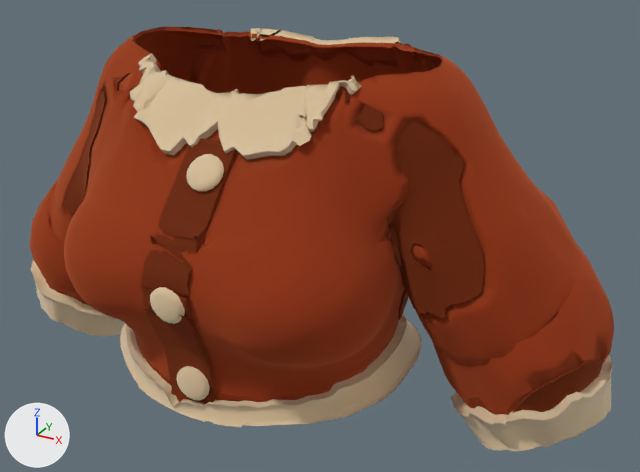
The glTF model pipeline/out/clean/top_f_fallblouse3.glb, before and after one commit.
Both versions are drawn from a 50 mm camera at (0.502, -0.767, 1.52) aimed at (0.072, 0.017, 1.128). The lights are fixed; the arrows at lower left show +X, +Y and +Z. The first picture is the older version. Vertices at exactly the same position are counted once.

Objects in the first picture: 'top_f_fallblouse3'.
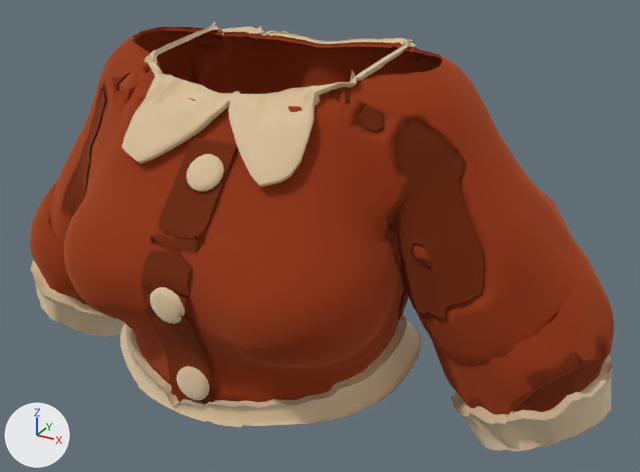
Location of each change, [x1, y1, x2, y2] in pixels of the pictures (640 x 472 px):
'top_f_fallblouse3', reshaped
    before: [30, 27, 614, 451]
    after: [30, 22, 614, 451]
part 1 of me_mesh_0, added (beige)
    after: [122, 22, 417, 187]
part 2 of me_mesh_0, reshaped (beige)
    before: [130, 53, 361, 160]
part 3 of me_mesh_0, deleted (beige)
    before: [251, 28, 400, 45]

The change, as a diff of the scene's bpy script:
```diff
--- a/pipeline/out/clean/top_f_fallblouse3.glb.py
+++ b/pipeline/out/clean/top_f_fallblouse3.glb.py
@@ me_mesh_0 @@
 # used by ob_top_f_fallblouse3; location = (0.0, 0.0, 0.0)
-me_mesh_0.from_pydata(...)  # 9055 vertices, 18941 faces; spans x -0.367..0.396, y -0.197..0.157, z 0.907..1.333
+me_mesh_0.from_pydata(...)  # 10341 vertices, 21264 faces; spans x -0.367..0.396, y -0.197..0.163, z 0.907..1.338
+# me_mesh_0 part 1: a new loose piece of 1680 vertices spanning x -0.11..0.143, y -0.129..0.163, z 1.234..1.338, in mat_cloth (picture img_image_0)
+# me_mesh_0 part 2: 2 vertices moved within x -0.152, y -0.115, z 1.165; 289 vertices removed from x -0.112..0.144, y -0.114..-0.029, z 1.249..1.326
+# me_mesh_0 part 3: 105 vertices removed from x -0.077..0.117, y 0.106..0.151, z 1.293..1.332
 me_mesh_0.materials.append(mat_cloth)
```
